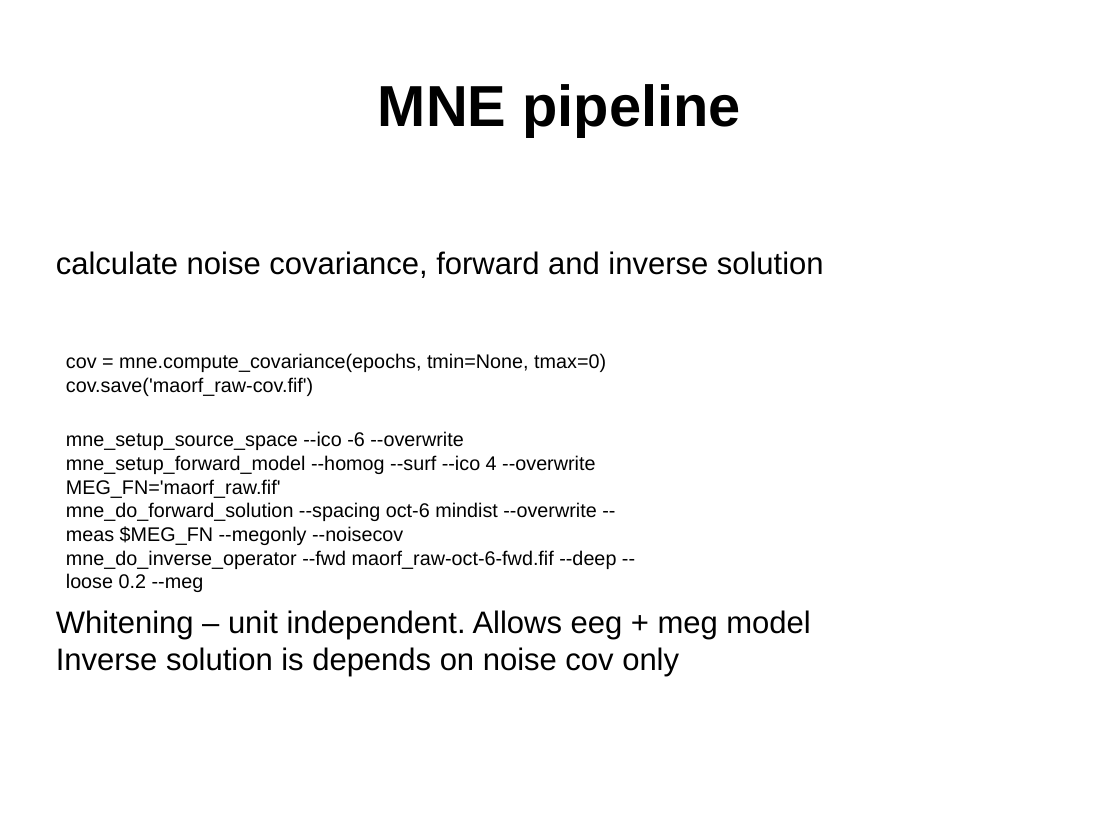
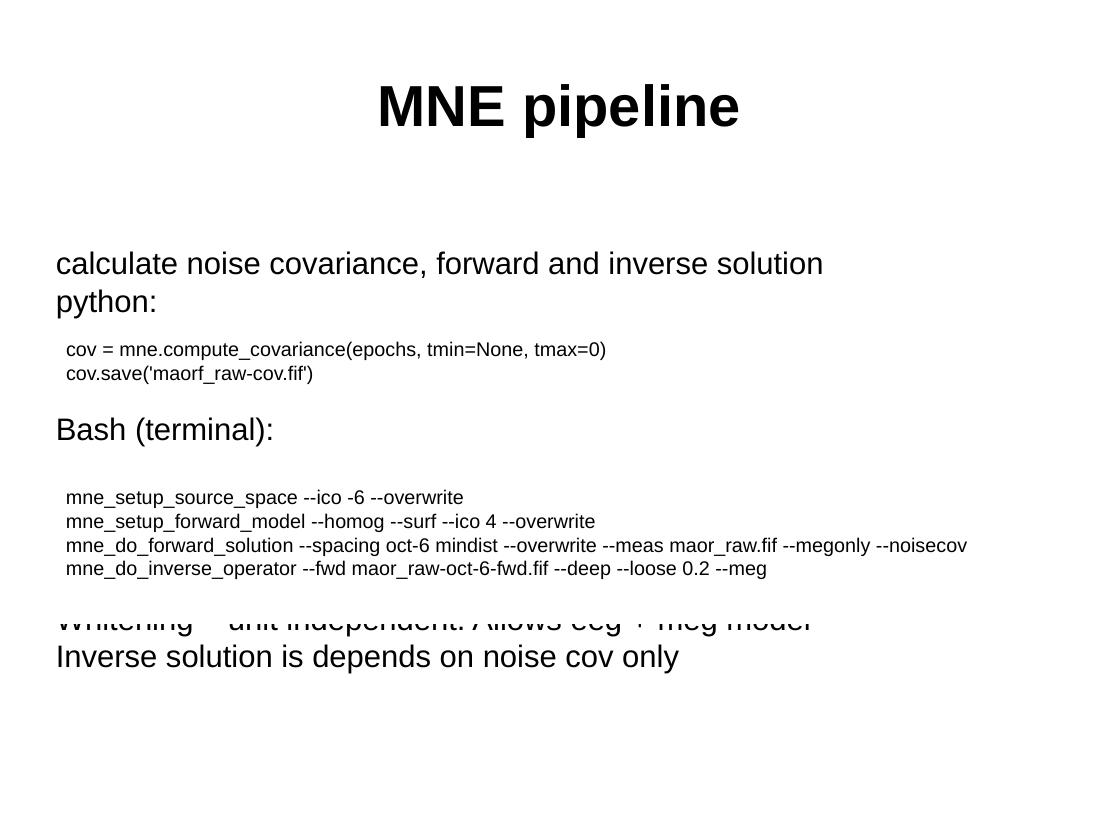
Before and after one commit to yuval-harpaz/MNE4D, a slide deck: slide 10 of docs/MNE_4D_data.pptx. Drawn at 1120x840 pixels with LibreOffice and Linux fonts; fonts in the diff are those of the drawing; background and template pictures are left out. Boxes give left, top, right and bottom in pixels: in the first picture for what was removed or moved away, otherwise in the second. Text is boxed around its words. In the diff, an @@ line names an element or a change of style, - is before the commit and + after.

```diff
--- a/docs/MNE_4D_data.pptx
+++ b/docs/MNE_4D_data.pptx
@@ text at <box>56,251,824,447</box>: text changed @@
-calculate noise covariance, forward and inverse solution
+calculate noise covariance, forward and inverse solution
+python:
+Bash (terminal):
@@ text at <box>66,353,606,396</box>: paragraphs removed @@
-cov = mne.compute_covariance(epochs, tmin=None, tmax=0)
-cov.save('maorf_raw-cov.fif')
@@ text added at <box>66,341,606,384</box>, 14 pt, text #000000 @@
+cov = mne.compute_covariance(epochs, tmin=None, tmax=0)
+cov.save('maorf_raw-cov.fif')
@@ text "mne_setup_source_space --ico -6 --overwrite": place and size @@
-text "mne_setup_source_space --ico -6 --overwrite" at <box>66,353,616,592</box>
+text "mne_setup_source_space --ico -6 --overwrite" at <box>66,489,967,579</box>
@@ text at <box>66,537,967,579</box>: text changed @@
-MEG_FN='maorf_raw.fif'
-mne_do_forward_solution --spacing oct-6 mindist --overwrite --meas $MEG_FN --megonly --noisecov
-mne_do_inverse_operator --fwd maorf_raw-oct-6-fwd.fif --deep --loose 0.2 --meg
+mne_do_forward_solution --spacing oct-6 mindist --overwrite --meas maor_raw.fif --megonly --noisecov
+mne_do_inverse_operator --fwd maor_raw-oct-6-fwd.fif --deep --loose 0.2 --meg
```
Also in this commit, not shown: 4 other slides changed, 3 other files.
